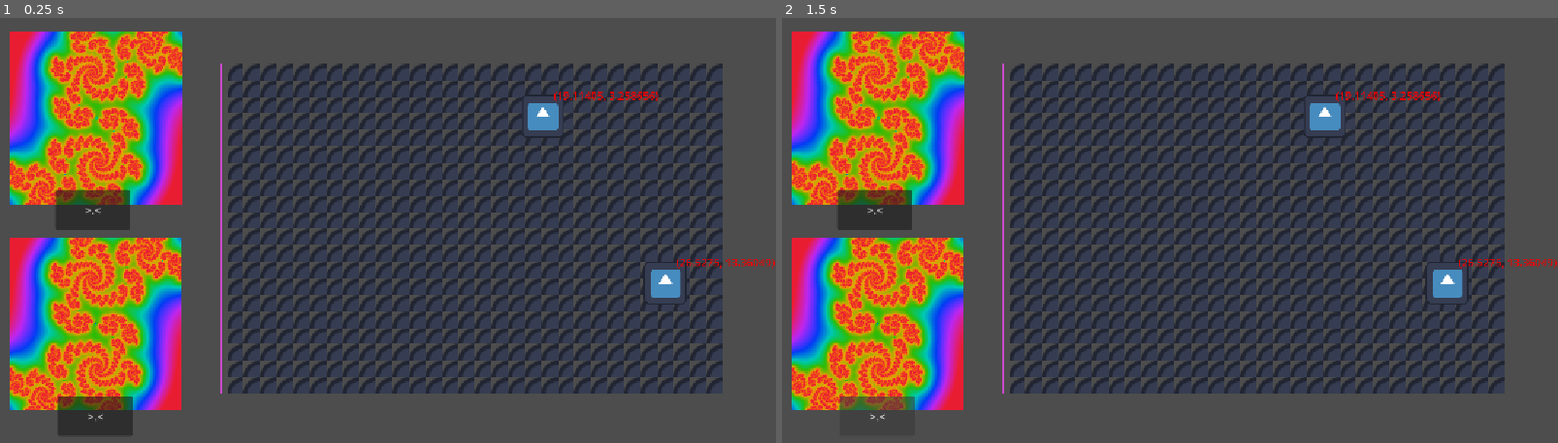
Above: before the commit, frames 1-2 (left to right).
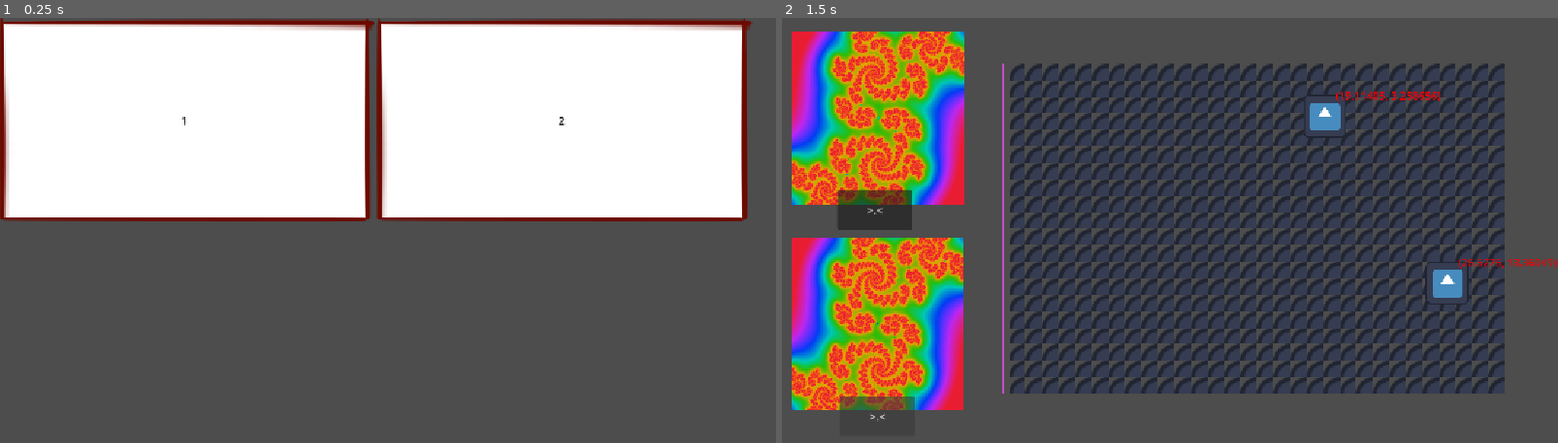
Above: after the commit, the same moments.

Repository: Wallted/ldjam-59
Game: Godot game, scene res://main.tscn
The game is run twice, just before and just after one commit, with the same random seed, the same clock (stepped at 60 frames per second) and the same inputs. The engine's default icon, where the game draws it, is replaced by a stand-in: a white triangle on a blue panel in a dark square.
Inputs (mouse positions are in pixels of both pictures, inside the frame that each line leads up to):
- Up to frame 1 (0.25 s): no input
- Up to frame 2 (1.5 s): click (968, 120) at 0.5 s, where only the run after the commit has a clickable "1"; click ">.<" at 1.25 s

The runs differ from the first frame. In frame 1, 66% of the frame differs, in the area x 0-100%, y 0-99%; in frame 2, nothing differs.

Commit message:
Add level menu

Diff:
--- /dev/null
+++ b/assets/level_button.tres
@@ -0,0 +1,11 @@
+[gd_resource type="StyleBoxTexture" format=3 uid="uid://d1gngm1geoatt"]
+
+[ext_resource type="Texture2D" uid="uid://n17fjm16wy2k" path="res://assets/level_button_bg.png" id="1_ttg5h"]
+
+[resource]
+texture = ExtResource("1_ttg5h")
+texture_margin_left = 8.0
+texture_margin_top = 10.0
+texture_margin_right = 16.0
+texture_margin_bottom = 9.0
+region_rect = Rect2(4, 2, 60, 60)
--- /dev/null
+++ b/levels/02.json
@@ -0,0 +1,14 @@
+{
+	"x": 15,
+	"y": 15,
+	"player_data": [
+		[0, 200.0],
+		[0, 200.0],
+		[0, 200.0],
+	],
+	"target_data": [
+		[0, 200.0],
+		[0, 200.0],
+		[0, 200.0],
+	],
+}
--- a/main.gd
+++ b/main.gd
@@ -1,12 +1,28 @@
 extends Node
 
 @onready var game: Game = $Game
+@onready var menu: Menu = $Menu
 
 func _ready() -> void:
-	var level_idx = 1
-	game.load_new_level(get_level_data(level_idx))
+	set_level(0)
+
+
+func _on_level_change(level: int) -> void:
+	set_level(level)
+
 
 func get_level_data(level_idx):
 	var level_data = LevelData.new()
 	level_data.unmarhshal(level_idx)
 	return level_data
+
+
+func set_level(level: int) -> void:
+	print("Setting level: ", level)
+	if level < 1:
+		menu.show()
+		game.hide()
+	else:
+		menu.hide()
+		game.show()
+		game.load_new_level(get_level_data(level))
--- a/main.tscn
+++ b/main.tscn
@@ -2,8 +2,13 @@
 
 [ext_resource type="Script" uid="uid://beok7fm2xinr0" path="res://main.gd" id="1_0xm2m"]
 [ext_resource type="PackedScene" uid="uid://c86s3p84pqpl0" path="res://game.tscn" id="1_ig7tw"]
+[ext_resource type="PackedScene" uid="uid://bigt0rwikh05l" path="res://menu/menu.tscn" id="4_1bvp3"]
 
 [node name="Main" type="Node" unique_id=1733157182]
 script = ExtResource("1_0xm2m")
 
 [node name="Game" parent="." unique_id=1262635611 instance=ExtResource("1_ig7tw")]
+
+[node name="Menu" parent="." unique_id=173088223 instance=ExtResource("4_1bvp3")]
+
+[connection signal="on_level_change" from="Menu" to="." method="set_level"]
--- /dev/null
+++ b/menu/level_button/level_button.gd
@@ -0,0 +1,4 @@
+class_name LevelButton
+extends Button
+
+var level: int = 0
--- /dev/null
+++ b/menu/level_button/level_button.tscn
@@ -0,0 +1,13 @@
+[gd_scene format=3 uid="uid://gbudv1i2une2"]
+
+[ext_resource type="StyleBox" uid="uid://d1gngm1geoatt" path="res://assets/level_button.tres" id="1_pbqjf"]
+[ext_resource type="Script" uid="uid://cu3bv20eod1gs" path="res://menu/level_button/level_button.gd" id="2_or0e7"]
+
+[node name="LevelButton" type="Button" unique_id=582310369]
+visible = false
+offset_right = 8.0
+offset_bottom = 8.0
+theme_override_colors/font_color = Color(0, 0, 0, 1)
+theme_override_font_sizes/font_size = 16
+theme_override_styles/normal = ExtResource("1_pbqjf")
+script = ExtResource("2_or0e7")
--- /dev/null
+++ b/menu/menu.gd
@@ -0,0 +1,29 @@
+class_name Menu
+extends Control
+
+@onready var level_container: FlowContainer = $LevelContainer
+const LEVEL_BUTTON = preload("uid://gbudv1i2une2")
+
+
+signal on_level_change(level_number: int)  # 0=menu
+
+var LEVELS_COUNT = 2
+
+func _ready() -> void:
+	var side_length = ceil(sqrt(LEVELS_COUNT));
+	var cell_size = level_container.size / side_length - Vector2(20, 20);
+	var i = 0
+	for level in LEVELS_COUNT:
+		i += 1
+		var button = LEVEL_BUTTON.instantiate()
+		button.custom_minimum_size = cell_size
+		button.pressed.connect(change_level.bind(button))
+		button.text = str(i)
+		button.level = i
+		button.show()
+		level_container.add_child(button)
+
+
+func change_level(button: LevelButton) -> void:
+	print(button)
+	on_level_change.emit(button.level)
--- /dev/null
+++ b/menu/menu.tscn
@@ -0,0 +1,17 @@
+[gd_scene format=3 uid="uid://bigt0rwikh05l"]
+
+[ext_resource type="Script" uid="uid://btrd576urii3v" path="res://menu/menu.gd" id="1_lti8b"]
+
+[node name="Menu" type="Control" unique_id=173088223]
+layout_mode = 3
+anchors_preset = 0
+offset_right = 40.0
+offset_bottom = 40.0
+script = ExtResource("1_lti8b")
+
+[node name="LevelContainer" type="FlowContainer" parent="." unique_id=2126977126]
+custom_minimum_size = Vector2(222, 222)
+layout_mode = 0
+offset_right = 1152.0
+offset_bottom = 647.0
+last_wrap_alignment = 2
Binary file added: assets/level_button_bg.png
Not shown, added: assets/level_button_bg.png.import
Not shown, added: menu/level_button/level_button.gd.uid
Not shown, added: menu/menu.gd.uid
Not shown, added: menu/levelbuttonbg.png~
